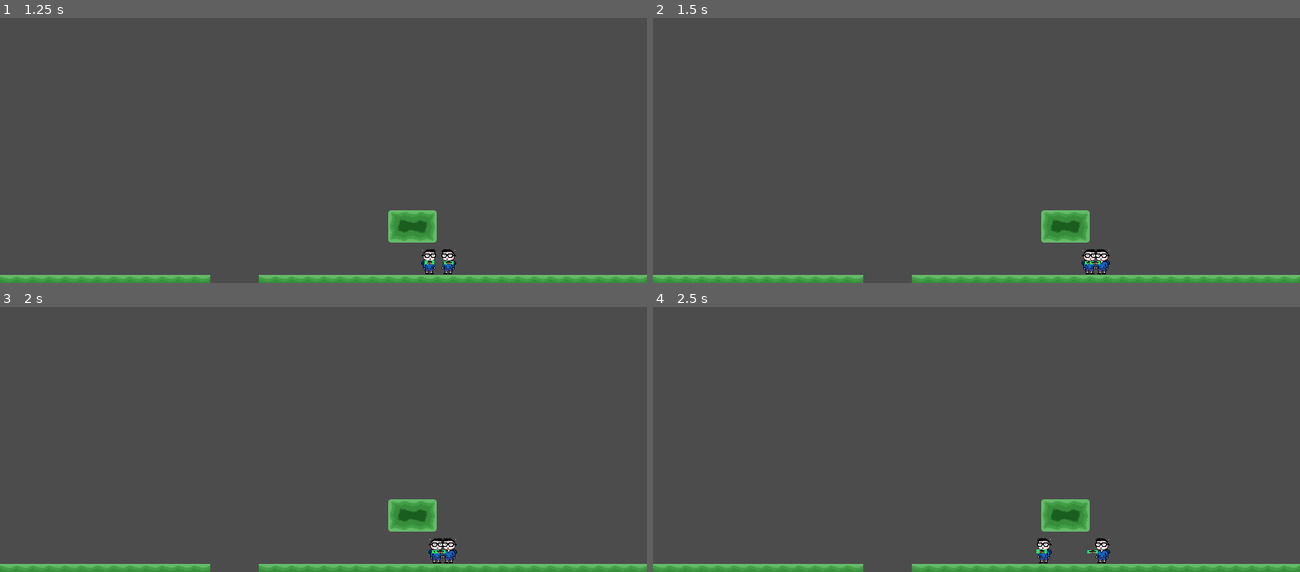
Above: before the commit, frames 1-4 (two rows, left to right).
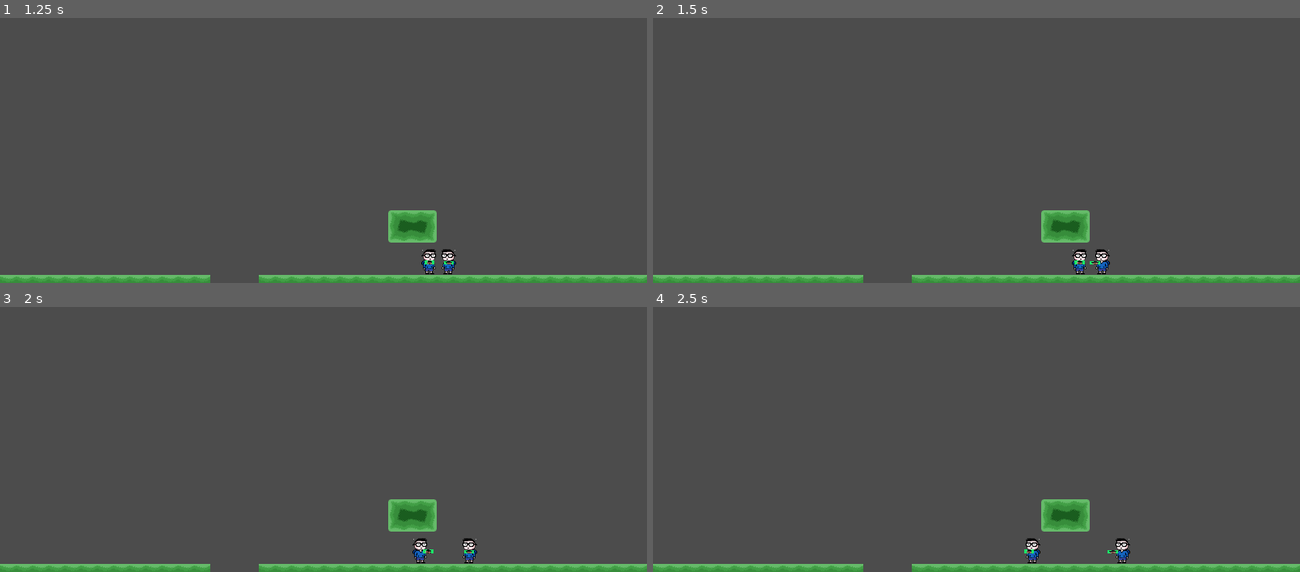
Above: after the commit, the same moments.

Repository: Gamedev-do-Hiroshi/gamedevdohiroshi
Game: Godot game, scene res://Luta.tscn
The game is run twice, just before and just after one commit, with the same random seed, the same clock (stepped at 60 frames per second) and the same inputs.
Inputs:
- Up to frame 1 (1.25 s): tap Enter at 0.5 s; hold Right (ui_right) from 0.53 s (still down); hold Enter from 0.53 s (still down); tap Space at 0.77, 0.8, 1.07 s
- Up to frame 2 (1.5 s): keep holding Right (ui_right); release Enter at 1.28 s; tap Space at 1.35 s
- Up to frame 3 (2 s): keep holding Right (ui_right); tap Space at 1.52, 1.82 s; tap Enter at 1.55 s
- Up to frame 4 (2.5 s): release Right (ui_right) at 2.03 s; hold Left (ui_left) from 2.03 s (still down); hold Enter from 2.03 s (still down); tap Space at 2.3 s

Frame 1 is identical in both runs. In frame 2, 0.3% of the frame differs, in the area x 64-69%, y 87-97%; in frame 3, 0.6%; in frame 4, 0.6%, in the area x 57-74%, y 87-97%.

Commit message:
Soco finalizada + organizada

Diff:
--- a/Game/Player.gd
+++ b/Game/Player.gd
@@ -19,9 +19,13 @@
 var teste
 
 var vida
+const VEL_KNOCK_BACK = 200
+const DURACAO_KNOCK_BACK = 0.2
 var knock_back
 var tempo_knock_back
 
+
+# --------------------------------------> FUNÇÃO CHAMADA QUANDO CARREGA O NÓ <-----------------------------------------
 func _ready():
 
 #	if player == 1:
@@ -35,69 +39,23 @@
 
 
 
+# ---------------------------------------------------> FÍSICA <---------------------------------------------------------
 func _physics_process(delta):
+
 	motion.y += GRAVITY
 
-	if player == 1:
-
-		if Input.is_action_pressed("ui_right"):
-			motion.x = SPEED
-			sentido = 1
-			$Sprite.flip_h = true
-			#$Sprite.play("Run")
-		elif Input.is_action_pressed("ui_left"):
-			motion.x = -SPEED
-			sentido = -1
-			$Sprite.flip_h = false
-			#$Sprite.play("Run")
-		else:
-			motion.x = 0
-			#$Sprite.play("Idle")
-
-		if is_on_floor():
-			if Input.is_action_just_pressed("ui_up"):
-				motion.y = JUMP_HEIGHT
-		#else:
-			#$Sprite.play("Jump")
-
-		if Input.is_key_pressed(KEY_ENTER):
-			punch()
+	if knock_back == 0:
+		control(delta)
+		socar(delta)
+	else:
+		empurrao(delta)
 
 
-		motion = move_and_slide(motion, UP)
-		pass
-
-	elif player == 2:
-
-		if Input.is_key_pressed(KEY_D):
-			motion.x = SPEED
-			sentido = 1
-			$Sprite.flip_h = true
-			#$Sprite.play("Run")
-		elif Input.is_key_pressed(KEY_A):
-			motion.x = -SPEED
-			sentido = -1
-			$Sprite.flip_h = false
-			#$Sprite.play("Run")
-		else:
-			motion.x = 0
-			#$Sprite.play("Idle")
-
-		if is_on_floor():
-			if Input.is_key_pressed(KEY_W):
-				motion.y = JUMP_HEIGHT
-
-		if Input.is_key_pressed(KEY_SPACE):
-			punch()
-		#else:
-			#$Sprite.play("Jump")
-
-		motion = move_and_slide(motion, UP)
-
-	socar(delta)
+	motion = move_and_slide(motion, UP)
 
 	pass
 
+# -------------------------------------------------------> SOCO <------------------------------------------------------
 func punch():
 	if soco == 0:
 		soco = 1
@@ -132,119 +90,91 @@
 		$Mao.position = $Mao.position + Vector2(vel_soco*delta, 0)
 
 func socado(direcao):
+	if knock_back != 0:
+		pass
 	knock_back = direcao
 	tempo_knock_back = 0.0
+	motion.x = direcao * VEL_KNOCK_BACK
 
-#func _process()
-#export var player = 1
-#var x
-#var y
-#var vx
-#var vy
-#var chao
-#var g = 100
+func empurrao(delta):
 
-#const SPEED = 200
-#const JUMP_SPEED = 500
+	tempo_knock_back += delta
 
-#func _ready():
-#	if player == 1:
-#		$Animacao.animation = "Player 1"
-#	elif player == 2:
-#		$Animacao.animation = "Player 2"
+	if tempo_knock_back >= DURACAO_KNOCK_BACK:
+		knock_back = 0
+		motion.x = 0
 
-#	self.mode = MODE_CHARACTER
+	pass
 
-#	y = 0
-#	vx = 0
-#	vy = 0
-#	chao = 0
+# -----------------------------------------------------> CONTROLES <----------------------------------------------------
+func control(delta):
 
-#func _input(event):
-#	if player == 1:
-#		if event is InputEventKey:
-#			if event is InputEventKey:
-#				if event.pressed and event.scancode == 68: #definir cada tecla como constante tipo 68 = KEY_D
-#					self.linear_velocity.x = SPEED
-#				if !event.pressed and event.scancode == 68:
-#					self.linear_velocity.x = 0
-#				if event.pressed and event.scancode == 65:#KEY_A
-#					self.linear_velocity.x = -SPEED
-#				if !event.pressed and event.scancode == 65:
-#					self.linear_velocity.x = 0
-#
-#				if event.pressed and event.scancode == 87: #KEY_W
-#					if chao != 0:
-#						self.linear_velocity.y = -JUMP_SPEED
-#	elif player == 2:
-#		if event is InputEventKey:
-#			if event is InputEventKey:
-#				if event.pressed and event.scancode == 16777233: #KEY_RIGHT
-#					self.linear_velocity.x = SPEED
-#				if !event.pressed and event.scancode == 16777233:
-#					self.linear_velocity.x = 0
-#				if event.pressed and event.scancode == 16777231: #KEY_LEFT
-#					self.linear_velocity.x = -SPEED
-#				if !event.pressed and event.scancode == 16777231:
-#					self.linear_velocity.x = 0
+	if player == 1:
 
-#				if event.pressed and event.scancode == 16777232: #KEY_UP
-#					if chao != 0:
-#						self.linear_velocity.y = -JUMP_SPEED
+		if Input.is_action_pressed("ui_right"):
+			motion.x = SPEED
+			sentido = 1
+			$Sprite.flip_h = true
+			#$Sprite.play("Run")
+		elif Input.is_action_pressed("ui_left"):
+			motion.x = -SPEED
+			sentido = -1
+			$Sprite.flip_h = false
+			#$Sprite.play("Run")
+		else:
+			motion.x = 0
+			#$Sprite.play("Idle")
 
-#	if event is InputEventKey:
-#		print(event.scancode)
+		if is_on_floor():
+			if Input.is_action_just_pressed("ui_up"):
+				motion.y = JUMP_HEIGHT
+		#else:
+			#$Sprite.play("Jump")
 
-#	pass
-
-#func _integrate_forces(state):
-
-#	self.angular_velocity = 0
-#	self.applied_torque = 0
+		if Input.is_key_pressed(KEY_ENTER):
+			punch()
 
 
-#func _process(delta):
+		pass
 
-#	if( abs(self.linear_velocity.y) < 1 ):
-#		self.linear_velocity.y = -1
+	elif player == 2:
 
-	#self.rotation_degrees = 0
-	#self.
+		if Input.is_key_pressed(KEY_D):
+			motion.x = SPEED
+			sentido = 1
+			$Sprite.flip_h = true
+			#$Sprite.play("Run")
+		elif Input.is_key_pressed(KEY_A):
+			motion.x = -SPEED
+			sentido = -1
+			$Sprite.flip_h = false
+			#$Sprite.play("Run")
+		else:
+			motion.x = 0
+			#$Sprite.play("Idle")
 
-#	if !chao:
-#		vy += g*delta
-#	elif vy > 0:
-#		vy = 0
-#
-#	self.position.x += vx * delta;
-#	self.position.y += vy * delta;
-	#self.position.y = y;
+		if is_on_floor():
+			if Input.is_key_pressed(KEY_W):
+				motion.y = JUMP_HEIGHT
 
-
-#	pass
+		if Input.is_key_pressed(KEY_SPACE):
+			punch()
+		#else:
+			#$Sprite.play("Jump")
 
 
 
-#func _on_Pes_area_entered(area):
-#	print(area.get_groups())
-#	if area.get_groups().has("plataforma"):
-#		chao += 1
-
-
-#func _on_Pes_area_exited(area):
-#	print(area.get_groups())
-#	if area.get_groups().has("plataforma"):
-#		chao -= 1
-
+# ------------------------------------------------------> SINAIS <------------------------------------------------------
 
 func _on_Mao_area_entered(area):
-	print(area.get_groups())
-	if area.get_groups().has("player") and area != self:
-		print("SOQUEI")
-		area.vida -= 10
-		area.socado(sentido)
-	if area.get_groups().has("mao") and area.get_parent() != self:
+	print(String(player) + " " + String(area.get_groups()) + " soco = " + String(soco))
+
+	if(soco == 0):
+		pass
+
+	if ((area.get_groups().has("mao") or area.get_groups().has("corpo"))  and area.get_parent() != self):
 		print("SOQUEI")
 		area.get_parent().vida -= 10
 		area.get_parent().socado(sentido)
-	pass # Replace with function body.
+
+	pass
--- a/Game/Player.tscn
+++ b/Game/Player.tscn
@@ -10,11 +10,12 @@
 [sub_resource type="RectangleShape2D" id=2]
 extents = Vector2( 10, 3.53411 )
 
+[sub_resource type="RectangleShape2D" id=3]
+extents = Vector2( 11.9924, 24.4546 )
+
 [node name="Player" type="KinematicBody2D" groups=[
 "player",
 ]]
-collision_layer = 16385
-collision_mask = 16387
 script = ExtResource( 1 )
 
 [node name="Sprite" type="Sprite" parent="."]
@@ -26,8 +27,8 @@
 [node name="Mao" type="Area2D" parent="." groups=[
 "mao",
 ]]
-collision_layer = 16385
-collision_mask = 16385
+collision_layer = 24576
+collision_mask = 24576
 
 [node name="Colisao" type="CollisionShape2D" parent="Mao"]
 shape = SubResource( 2 )
@@ -36,4 +37,13 @@
 position = Vector2( -0.0384715, 3.57628e-07 )
 scale = Vector2( 0.0132317, 0.00435738 )
 texture = ExtResource( 3 )
+
+[node name="Corpo" type="Area2D" parent="." groups=[
+"corpo",
+]]
+collision_layer = 24576
+collision_mask = 24576
+
+[node name="Colisao" type="CollisionShape2D" parent="Corpo"]
+shape = SubResource( 3 )
 [connection signal="area_entered" from="Mao" to="." method="_on_Mao_area_entered"]
Not shown: 1 places in Game/Player.tscn that only renumber resources
Not shown, added: Game/codigo_antigo_player.txt
